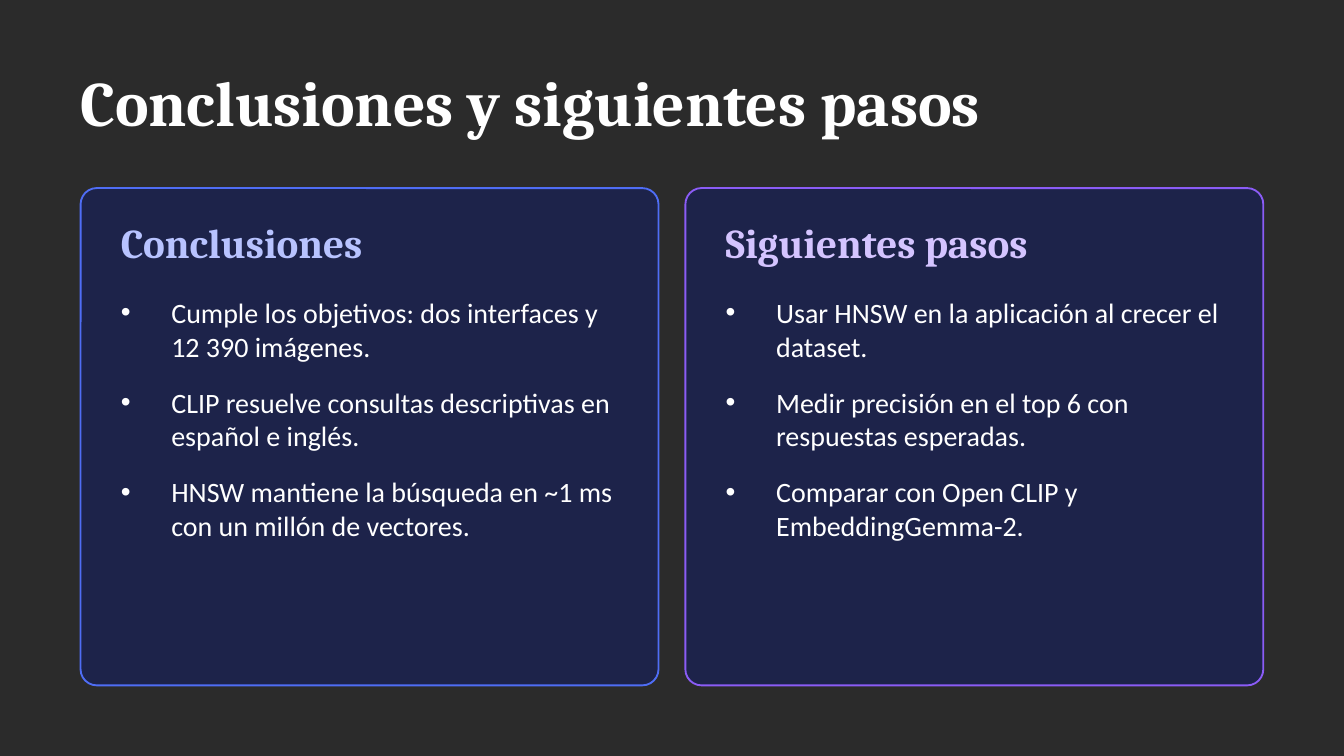
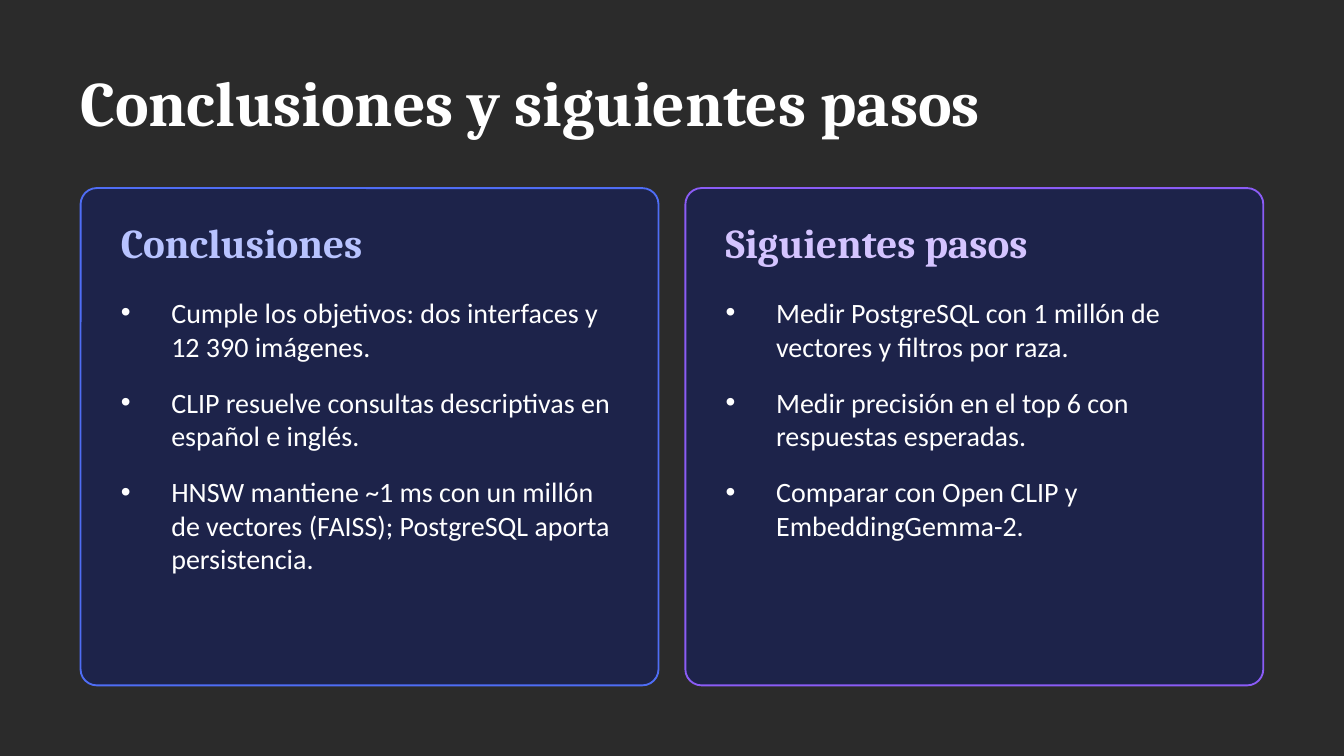
Before and after one commit to josemaames/PRESENTACI-N-FINAL---B-SQUEDA-MULTIMODAL-DE-IM-GENES, a slide deck: slide 16 of presentacion.pptx (slide 14 before the commit). Drawn at 1344x756 pixels with LibreOffice and Linux fonts; fonts in the diff are those of the drawing; background and template pictures are left out; a plain dark background stands for a picture behind light text. Boxes give left, top, right and bottom in pixels: in the first picture for what was removed or moved away, otherwise in the second. Text is boxed around its words. In the diff, an @@ line names an element or a change of style, - is before the commit and + after.

```diff
--- a/presentacion.pptx
+++ b/presentacion.pptx
@@ text at [776, 303, 1160, 362]: text changed @@
-• Usar HNSW en la aplicación al crecer el dataset.
+• Medir PostgreSQL con 1 millón de vectores y filtros por raza.
@@ text at [171, 482, 610, 574]: text changed @@
-• HNSW mantiene la búsqueda en ~1 ms con un millón de vectores.
+• HNSW mantiene ~1 ms con un millón de vectores (FAISS); PostgreSQL aporta persistencia.
```
Also in this commit, not shown: 2 slides added, 7 other files.
